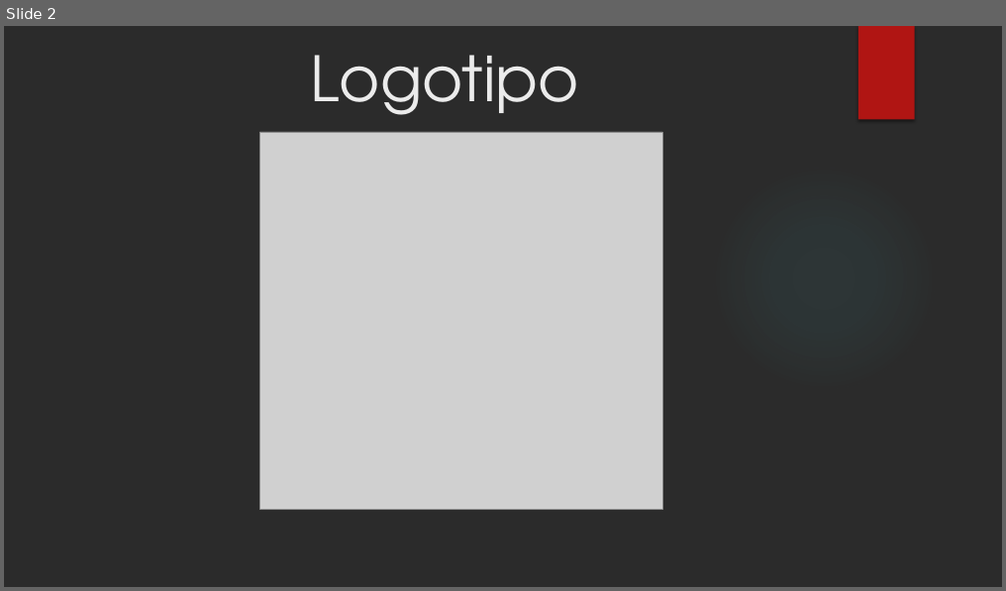
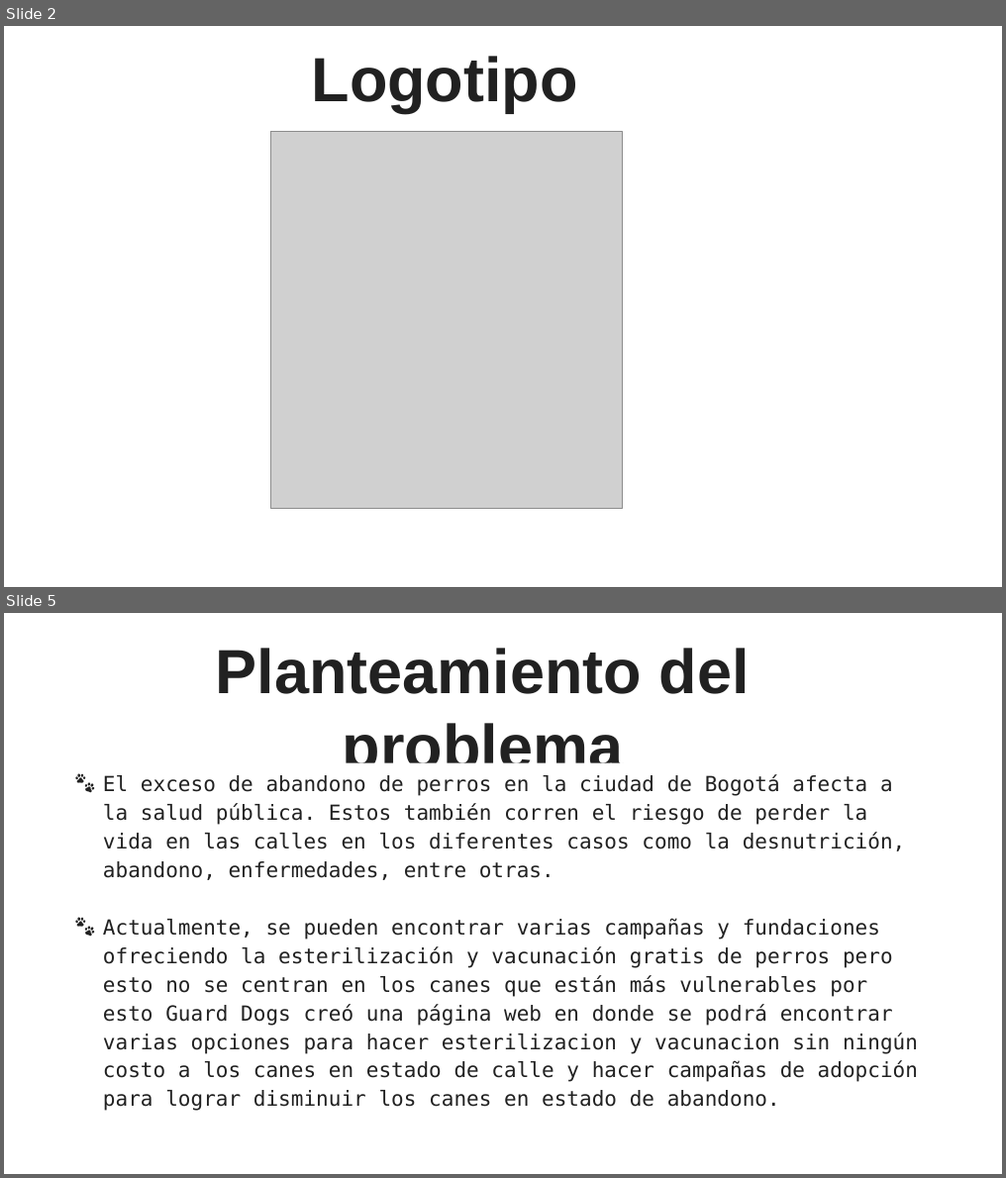
Before and after one commit to ValentinaB13/Proyecto, a slide deck: Guard Dogs Proyecto.pptx. Shown one above the other, each under a label of ours: slide 2 before the commit, slides 2 and 5 after it; the slides between them are not shown. The pictures are 1006x591 and 1006x1178 pixels, drawn with LibreOffice and Linux fonts; fonts in the diff are those of the drawing; grey boxes stand for pictures; background and template pictures are left out; a plain dark background stands for a picture behind light text. Boxes give left, top, right and bottom in pixels: in the first picture for what was removed or moved away, otherwise in the second. Text is boxed around its words. In the diff, an @@ line names an element or a change of style, - is before the commit and + after.

```diff
--- a/Guard Dogs Proyecto.pptx
+++ b/Guard Dogs Proyecto.pptx
@@ slide 5 added at box(4, 613, 1002, 1174), background #FFFFFF @@
@@ title added at box(216, 648, 749, 779), 60 pt, text #212121, bold @@
+Planteamiento del problema
@@ text added at box(103, 774, 918, 1111), 20 pt, text #212121 @@
+🐾 El exceso de abandono de perros en la ciudad de Bogotá afecta a la salud pública. Estos también corren el riesgo de perder la vida en las calles en los diferentes casos como la desnutrición, abandono, enfermedades, entre otras.
+🐾 Actualmente, se pueden encontrar varias campañas y fundaciones ofreciendo la esterilización y vacunación gratis de perros pero esto no se centran en los canes que están más vulnerables por esto Guard Dogs creó una página web en donde se podrá encontrar varias opciones para hacer esterilizacion y vacunacion sin ningún costo a los canes en estado de calle y hacer campañas de adopción para lograr disminuir los canes en estado de abandono.
@@ slide 2 changed as well @@
@@ background picture (left out) to #FFFFFF @@
@@ title "Logotipo" at box(312, 56, 578, 113): font TeX Gyre Adventor to Arial, text colour #EBEBEB to #212121, bold on @@
@@ rectangle removed at box(858, 26, 915, 120) @@
@@ picture: place and size @@
-picture at box(260, 132, 662, 509)
+picture at box(270, 131, 623, 508)
@@ ellipse removed at box(709, 163, 939, 393) @@
```
Also in this commit, not shown: 17 other slides changed, 12 other slides added, 7 slides removed.
